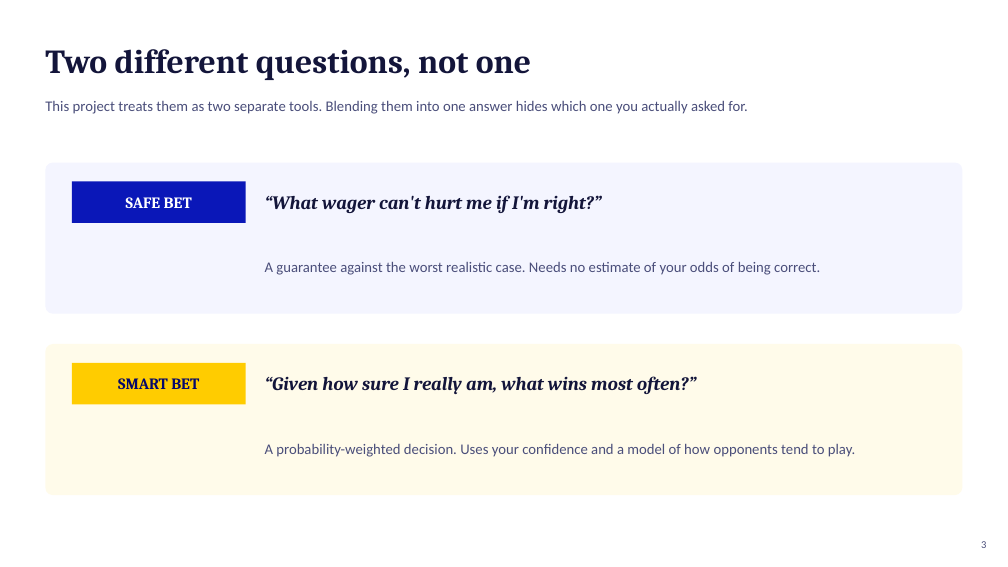
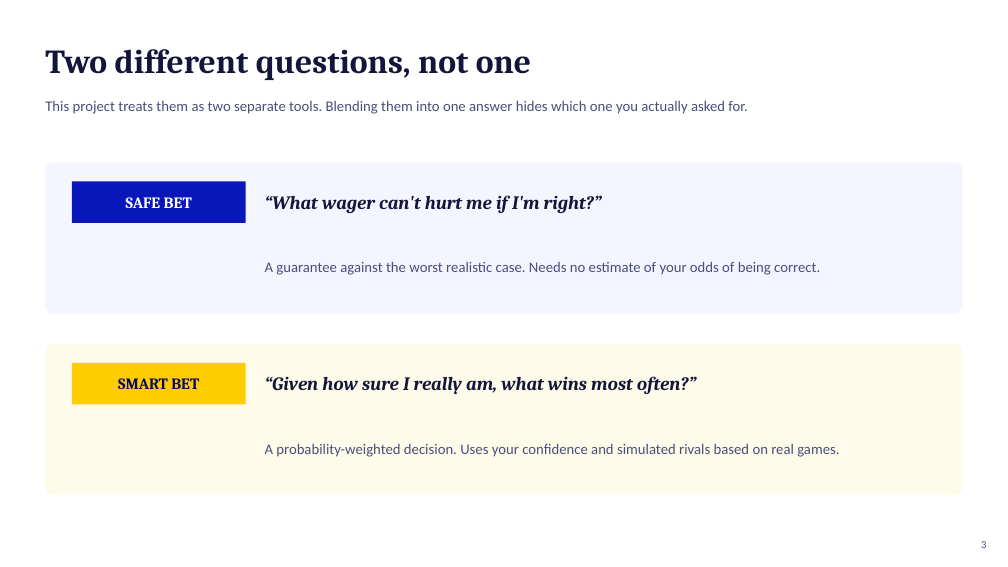
Before and after one commit to willhoop/jeopardy-wagering, a slide deck: slide 3 of docs/deck.pptx. Drawn at 1008x567 pixels with LibreOffice and Linux fonts; fonts in the diff are those of the drawing. Boxes give left, top, right and bottom in pixels: in the first picture for what was removed or moved away, otherwise in the second. Text is boxed around its words. In the diff, an @@ line names an element or a change of style, - is before the commit and + after.

```diff
--- a/docs/deck.pptx
+++ b/docs/deck.pptx
@@ text at <box>265,444,839,457</box>: text changed @@
-A probability-weighted decision. Uses your confidence and a model of how opponents tend to play.
+A probability-weighted decision. Uses your confidence and simulated rivals based on real games.
```
Also in this commit, not shown: 4 other slides changed, 1 slide added, 1 slide removed, 41 other files.
